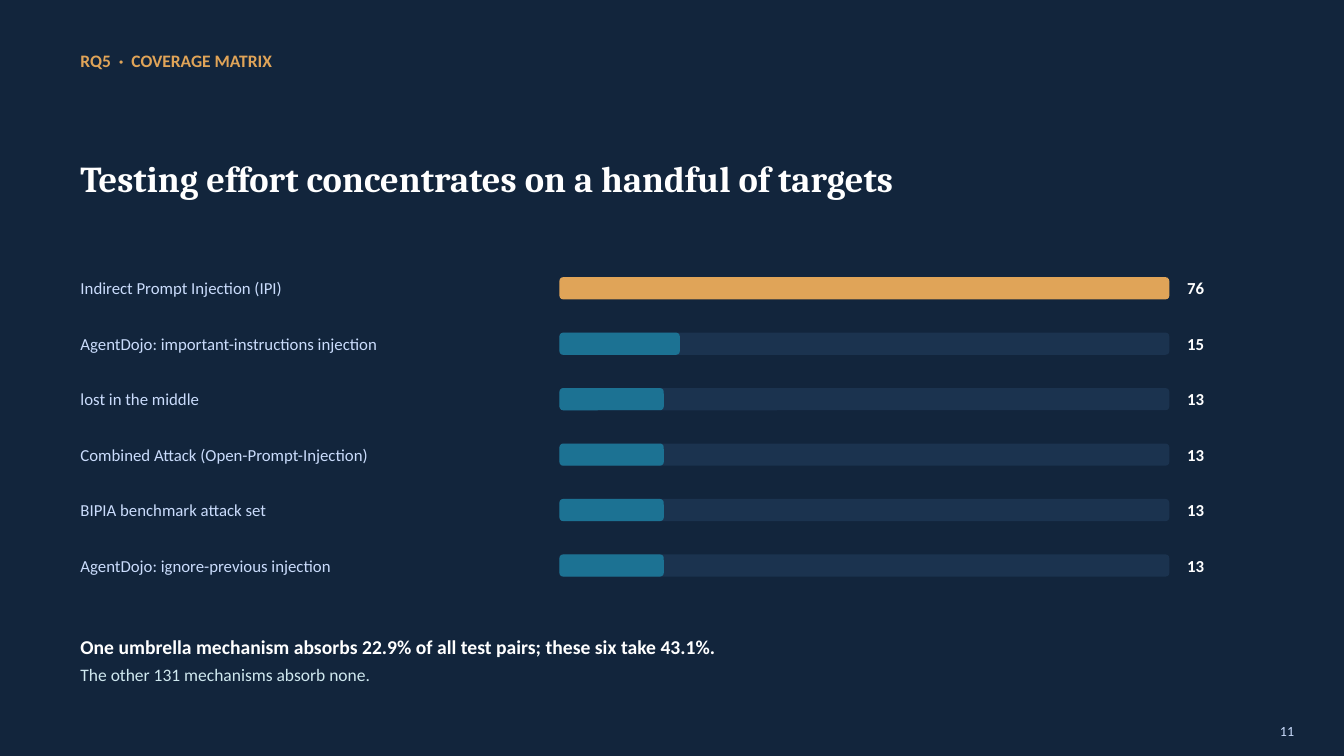
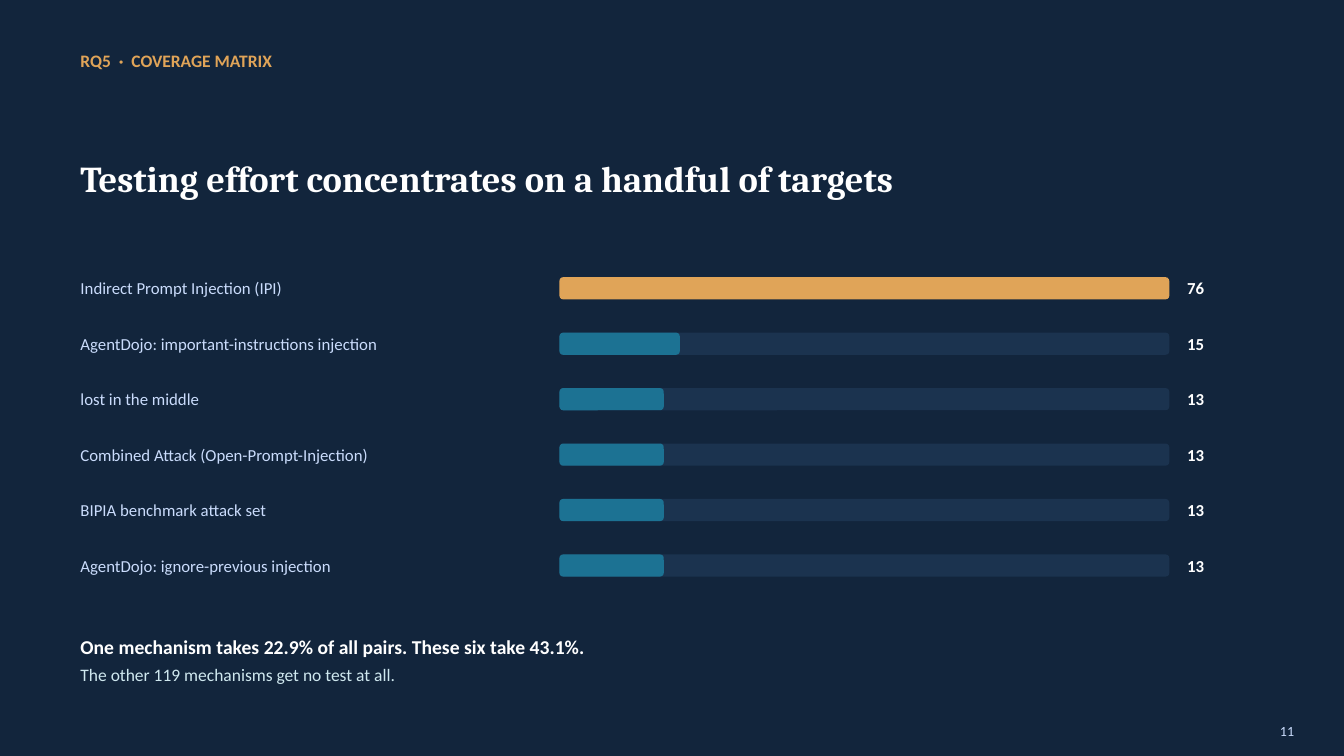
Before and after one commit to Nyamtulla/context_poison, a slide deck: slide 11 of context_sok_results_presentation.pptx. Drawn at 1344x756 pixels with LibreOffice and Linux fonts; fonts in the diff are those of the drawing. Boxes give left, top, right and bottom in pixels: in the first picture for what was removed or moved away, otherwise in the second. Text is boxed around its words. In the diff, an @@ line names an element or a change of style, - is before the commit and + after.

```diff
--- a/context_sok_results_presentation.pptx
+++ b/context_sok_results_presentation.pptx
@@ text at (80,640,585,684): text changed @@
-One umbrella mechanism absorbs 22.9% of all test pairs; these six take 43.1%.
-The other 131 mechanisms absorb none.
+One mechanism takes 22.9% of all pairs. These six take 43.1%.
+The other 119 mechanisms get no test at all.
```
Also in this commit, not shown: 19 other slides changed, 4 slides added, 5 other files.
